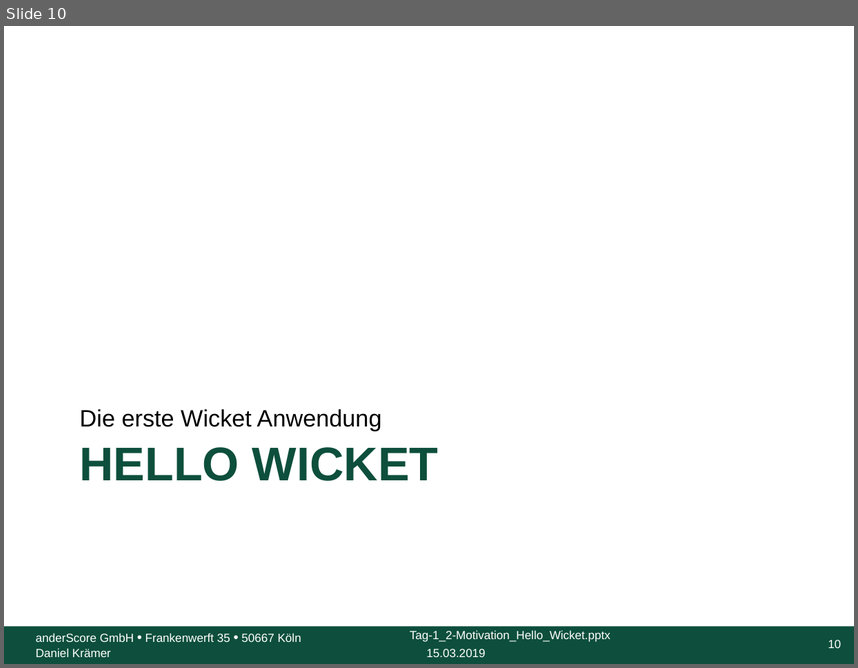
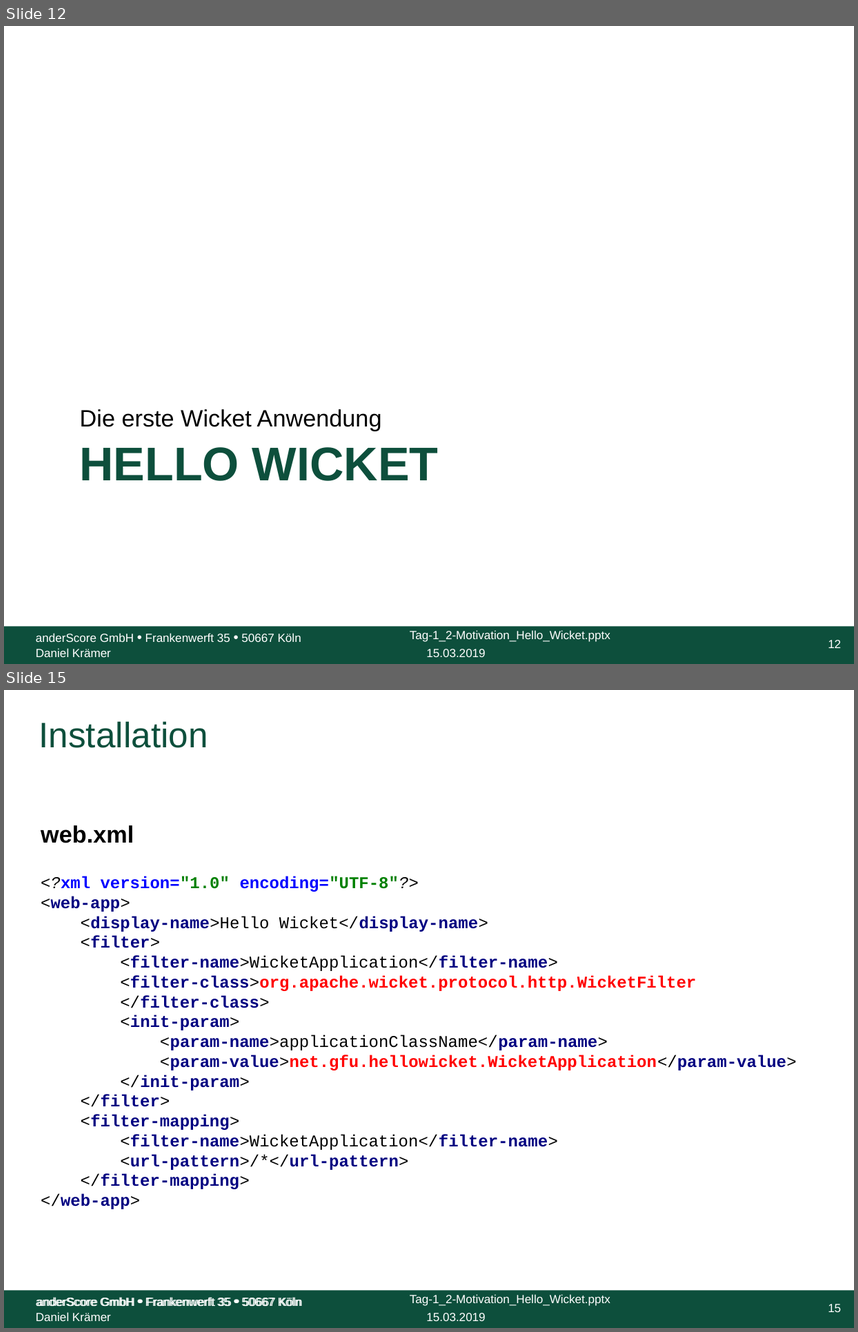
Before and after one commit to anderscore-gmbh/wicket-training, a slide deck: slides/Tag-1_2-Motivation_Hello_Wicket.pptx. Shown one above the other, each under a label of ours: slide 10 before the commit, slides 12 and 15 after it; the slides between them are not shown. The pictures are 858x668 and 858x1332 pixels, drawn with LibreOffice and Linux fonts; fonts in the diff are those of the drawing; background and template pictures are left out. Boxes give left, top, right and bottom in pixels: in the first picture for what was removed or moved away, otherwise in the second. Text is boxed around its words. In the diff, an @@ line names an element or a change of style, - is before the commit and + after.

```diff
--- a/slides/Tag-1_2-Motivation_Hello_Wicket.pptx
+++ b/slides/Tag-1_2-Motivation_Hello_Wicket.pptx
@@ slide 15 added at (x1=4, y1=690, x2=854, y2=1328), background #FFFFFF; not listed: 5 template elements that a slide beside it also shows @@
@@ text added at (x1=39, y1=721, x2=208, y2=748), 30 pt, text #0D4F3C @@
+Installation
@@ text added at (x1=41, y1=825, x2=797, y2=1209), 14 pt, text #000080, bold @@
+web.xml
+<?xml version="1.0" encoding="UTF-8"?>
+<web-app>
+<display-name>Hello Wicket</display-name>
+<filter>
+<filter-name>WicketApplication</filter-name>
+<filter-class>org.apache.wicket.protocol.http.WicketFilter
+</filter-class>
+<init-param>
+<param-name>applicationClassName</param-name>
+<param-value>net.gfu.hellowicket.WicketApplication</param-value>
+</init-param>
+</filter>
+<filter-mapping>
+<filter-name>WicketApplication</filter-name>
+<url-pattern>/*</url-pattern>
+</filter-mapping>
+</web-app>
@@ text added at (x1=37, y1=1296, x2=301, y2=1308), 10 pt, text #FFFFFF @@
+anderScore GmbH • Frankenwerft 35 • 50667 Köln
@@ what was slide 10 is now slide 12 @@
@@ page number at (x1=828, y1=639, x2=841, y2=648): text changed @@
-10
+12
```
Also in this commit, not shown: 12 slides changed, 3 other slides added, 10 other files.
